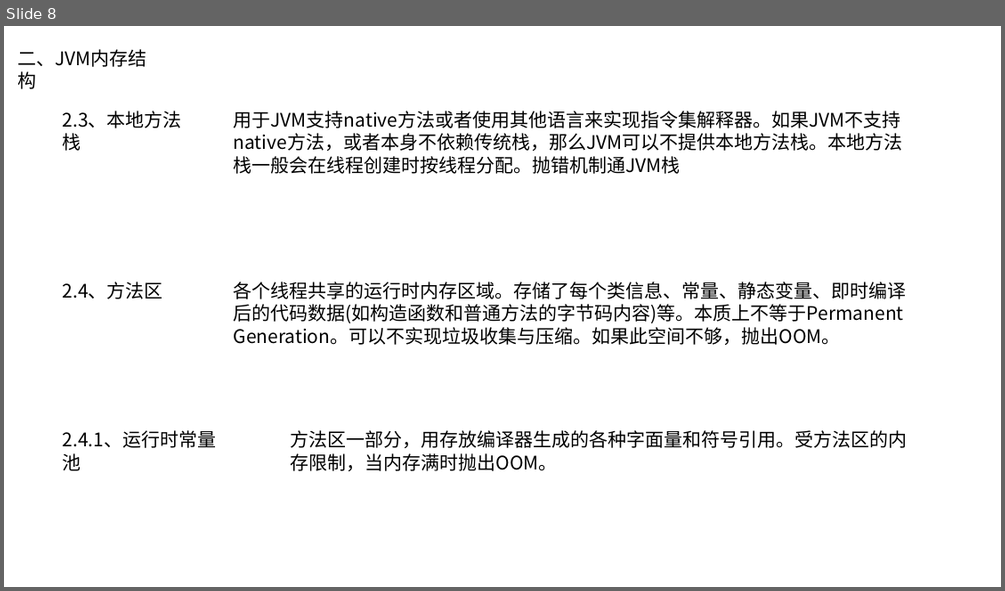
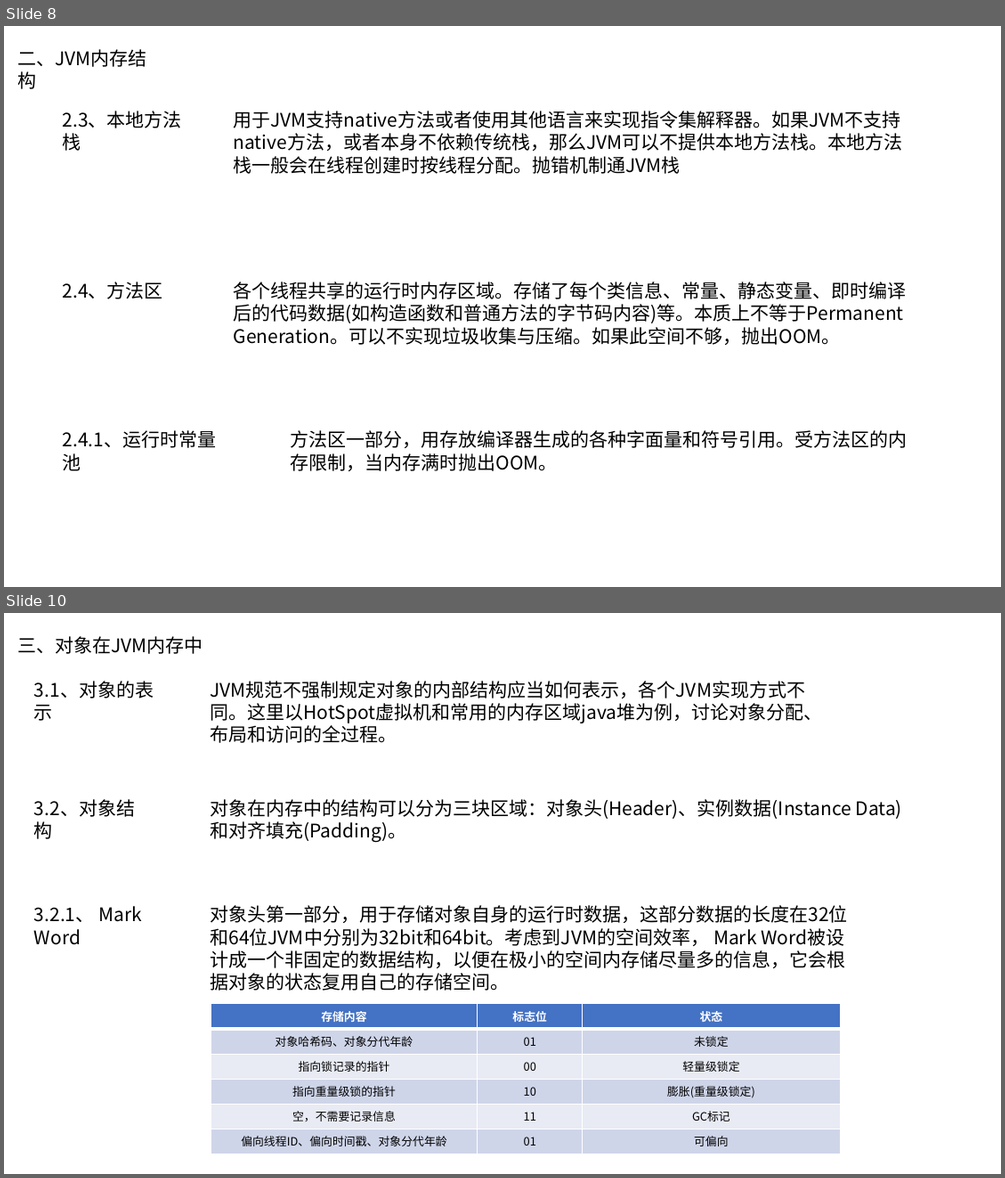
Before and after one commit to wscncxy/saiDOC, a slide deck: 虚拟机1.pptx. Shown one above the other, each under a label of ours: slide 8 before the commit, slides 8 and 10 after it; the slides between them are not shown. The pictures are 1005x591 and 1005x1178 pixels, drawn with LibreOffice and Linux fonts; fonts in the diff are those of the drawing; background and template pictures are left out. Boxes give left, top, right and bottom in pixels: in the first picture for what was removed or moved away, otherwise in the second. Text is boxed around its words. In the diff, an @@ line names an element or a change of style, - is before the commit and + after.

Commit message:
虚虚拟机1 90%

```diff
--- a/虚拟机1.pptx
+++ b/虚拟机1.pptx
@@ slide 10 added at (4,613,1001,1174), background picture (left out) @@
@@ text added at (17,636,202,654), 18 pt, text #000000 @@
+三、对象在JVM内存中
@@ text added at (34,681,154,721), 18 pt, text #000000 @@
+3.1、对象的表示
@@ text added at (210,681,822,743), 18 pt, text #000000 @@
+JVM规范不强制规定对象的内部结构应当如何表示，各个JVM实现方式不同。这里以HotSpot虚拟机和常用的内存区域java堆为例，讨论对象分配、布局和访问的全过程。
@@ text added at (34,799,135,839), 18 pt, text #000000 @@
+3.2、对象结构
@@ text added at (210,799,902,842), 18 pt, text #000000 @@
+对象在内存中的结构可以分为三块区域：对象头(Header)、实例数据(Instance Data)和对齐填充(Padding)。
@@ text added at (34,906,142,945), 18 pt, text #000000 @@
+3.2.1、 Mark Word
@@ text added at (210,905,847,990), 18 pt, text #000000 @@
+对象头第一部分，用于存储对象自身的运行时数据，这部分数据的长度在32位和64位JVM中分别为32bit和64bit。考虑到JVM的空间效率， Mark Word被设计成一个非固定的数据结构，以便在极小的空间内存储尽量多的信息，它会根据对象的状态复用自己的存储空间。
@@ table added at (210,1004,840,1153), 6 rows, 3 columns @@
+存储内容 | 标志位 | 状态
+对象哈希码、对象分代年龄 | 01 | 未锁定
+指向锁记录的指针 | 00 | 轻量级锁定
+指向重量级锁的指针 | 10 | 膨胀(重量级锁定)
+空，不需要记录信息 | 11 | GC标记
+偏向线程ID、偏向时间戳、对象分代年龄 | 01 | 可偏向
```
Also in this commit, not shown: 2 slides changed, 5 other slides added, 3 slides removed.
